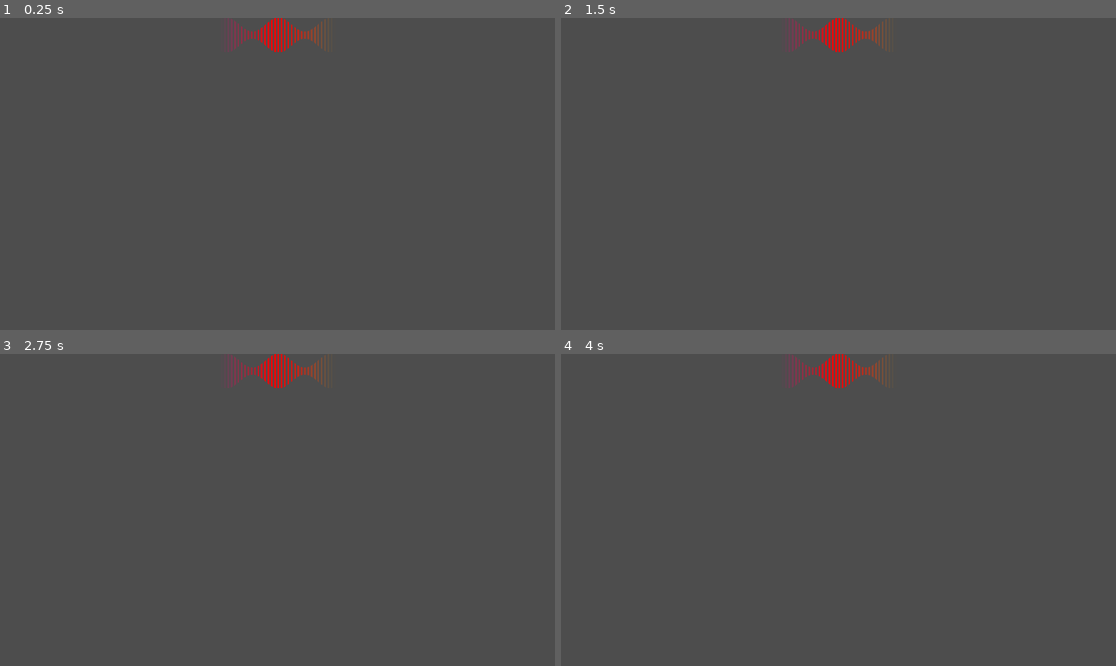
Above: before the commit, frames 1-4 (two rows, left to right).
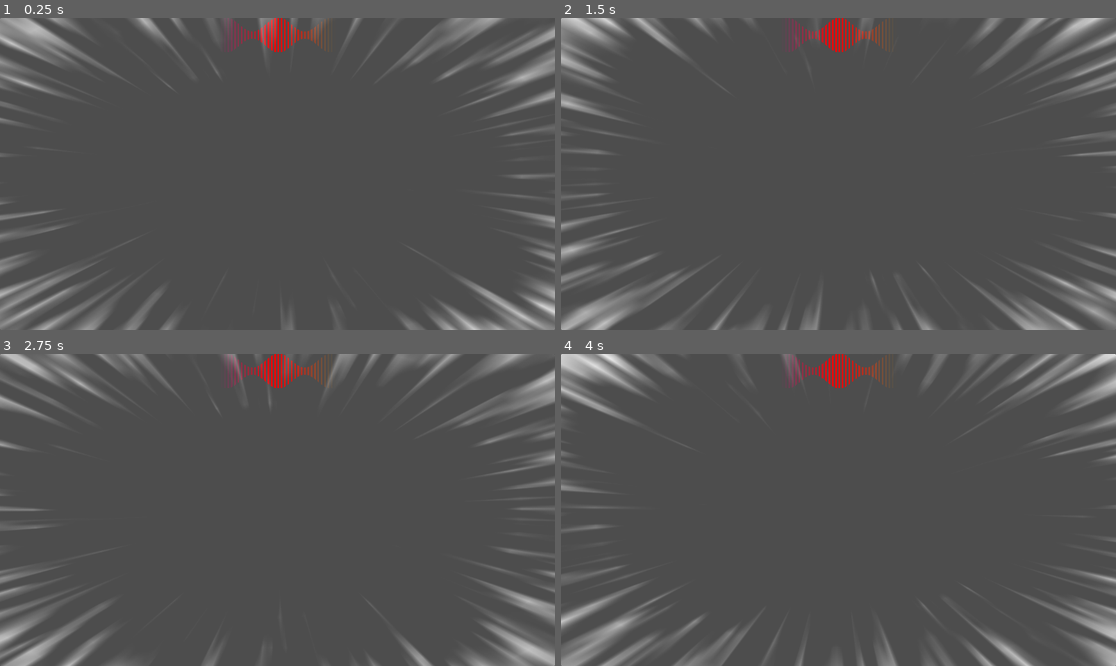
Above: after the commit, the same moments.

Repository: WasteIy/GameOff2025
Game: Godot game, scene res://Scenes/UI/UI_scene.tscn
Same seed, same stepped clock (60 frames per second), same inputs: the game is played once before the commit and once after it. The project has no main scene, so this scene is started directly.
Inputs:
- Up to frame 1 (0.25 s): no input
- Up to frame 2 (1.5 s): no input
- Up to frame 3 (2.75 s): no input
- Up to frame 4 (4 s): no input

The runs differ from the first frame. In frame 1, 8.8% of the frame differs, in the area x 0-100%, y 0-100%; in frame 2, 8.8%; in frame 3, 8.3%; in frame 4, 8.7%.

Commit message:
Add speed effect

Diff:
--- /dev/null
+++ b/Assets/Shaders/speed_shader.gdshader
@@ -0,0 +1,46 @@
+shader_type canvas_item;
+
+uniform sampler2D noise: repeat_enable;
+uniform vec4 line_color: source_color;
+uniform float line_count: hint_range(0.0, 2.0, 0.05) = 0.5;
+uniform float line_density: hint_range(0.0, 1.0) = 0.5;
+uniform float line_faloff: hint_range(0.0, 1.0) = 0.25;
+uniform float mask_size: hint_range(0.0, 1.0) = 0.1;
+uniform float mask_edge: hint_range(0.0, 1.0) = 0.5;
+uniform float animation_speed: hint_range(1.0, 20.0) = 0.5;
+
+float inv_lerp(float from, float to, float value){
+  return (value - from) / (to - from);
+}
+
+vec2 polar_coordinates(vec2 uv, vec2 center, float zoom, float repeat)
+{
+    vec2 dir = uv - center;
+    float radius = length(dir) * 2.0;
+    float angle = atan(dir.y, dir.x) * 1.0/(PI * 2.0);
+    return mod(vec2(radius * zoom, angle * repeat), 1.0);
+}
+
+vec2 rotate_uv(vec2 uv, vec2 pivot, float rotation) {
+    float cosa = cos(rotation);
+    float sina = sin(rotation);
+    uv -= pivot;
+    return vec2(
+        cosa * uv.x - sina * uv.y,
+        cosa * uv.y + sina * uv.x
+    ) + pivot;
+}
+
+void fragment(){
+    vec2 polar_uv = polar_coordinates(rotate_uv(UV, vec2(0.5), floor(fract(TIME) * animation_speed) ) , vec2(0.5), 0.01, line_count);
+    vec3 lines = texture(noise, polar_uv).rgb;
+
+    float mask_value = length(UV - vec2(0.5));
+    float mask = inv_lerp(mask_size, mask_edge, mask_value);
+    float result = 1.0 - (mask * line_density);
+
+    result = smoothstep(result, result + line_faloff, lines.r);
+
+    COLOR.rgb = vec3(line_color.rgb);
+    COLOR.a = min(line_color.a, result);
+}
--- a/Scenes/UI/UI_color_script.gd
+++ b/Scenes/UI/UI_color_script.gd
@@ -12,7 +12,6 @@
 		return
 	printerr("Faça a conexão do signal aqui")
 	push_error("Faça a conexão do signal aqui")
-
 
 func trocarDeCor(cor):
 	printerr("Reescreva UI_color_script para que a cor tenha o tipo desejado")
--- a/Scenes/UI/UI_scene.tscn
+++ b/Scenes/UI/UI_scene.tscn
@@ -1,12 +1,31 @@
-[gd_scene load_steps=4 format=3 uid="uid://bgcvp0kq4j3l3"]
+[gd_scene load_steps=8 format=3 uid="uid://bgcvp0kq4j3l3"]
 
 [ext_resource type="Shader" uid="uid://dl66atqk84612" path="res://Assets/Shaders/UI_Color.gdshader" id="1_wghih"]
 [ext_resource type="Script" uid="uid://c4qwpy6hl2iyj" path="res://Scenes/UI/UI_color_script.gd" id="2_agmrd"]
+[ext_resource type="Shader" uid="uid://dg12ekgthqsqd" path="res://Assets/Shaders/speed_shader.gdshader" id="3_18t6v"]
 
 [sub_resource type="ShaderMaterial" id="ShaderMaterial_agmrd"]
 shader = ExtResource("1_wghih")
 shader_parameter/color_offset = 0.0
 shader_parameter/sFreq = 1.0
+
+[sub_resource type="FastNoiseLite" id="FastNoiseLite_18t6v"]
+noise_type = 0
+frequency = 0.182
+
+[sub_resource type="NoiseTexture2D" id="NoiseTexture2D_g87wr"]
+noise = SubResource("FastNoiseLite_18t6v")
+
+[sub_resource type="ShaderMaterial" id="ShaderMaterial_g87wr"]
+shader = ExtResource("3_18t6v")
+shader_parameter/noise = SubResource("NoiseTexture2D_g87wr")
+shader_parameter/line_color = Color(1, 1, 1, 1)
+shader_parameter/line_count = 0.65000000968578
+shader_parameter/line_density = 0.5
+shader_parameter/line_faloff = 0.7550000358625
+shader_parameter/mask_size = 0.1
+shader_parameter/mask_edge = 0.5
+shader_parameter/animation_speed = 12.0000005225
 
 [node name="CanvasLayer" type="CanvasLayer"]
 
@@ -20,3 +39,11 @@
 offset_bottom = 71.0
 grow_horizontal = 2
 script = ExtResource("2_agmrd")
+
+[node name="Panel2" type="Panel" parent="."]
+material = SubResource("ShaderMaterial_g87wr")
+anchors_preset = 15
+anchor_right = 1.0
+anchor_bottom = 1.0
+grow_horizontal = 2
+grow_vertical = 2
Not shown, added: Assets/Shaders/speed_shader.gdshader.uid
